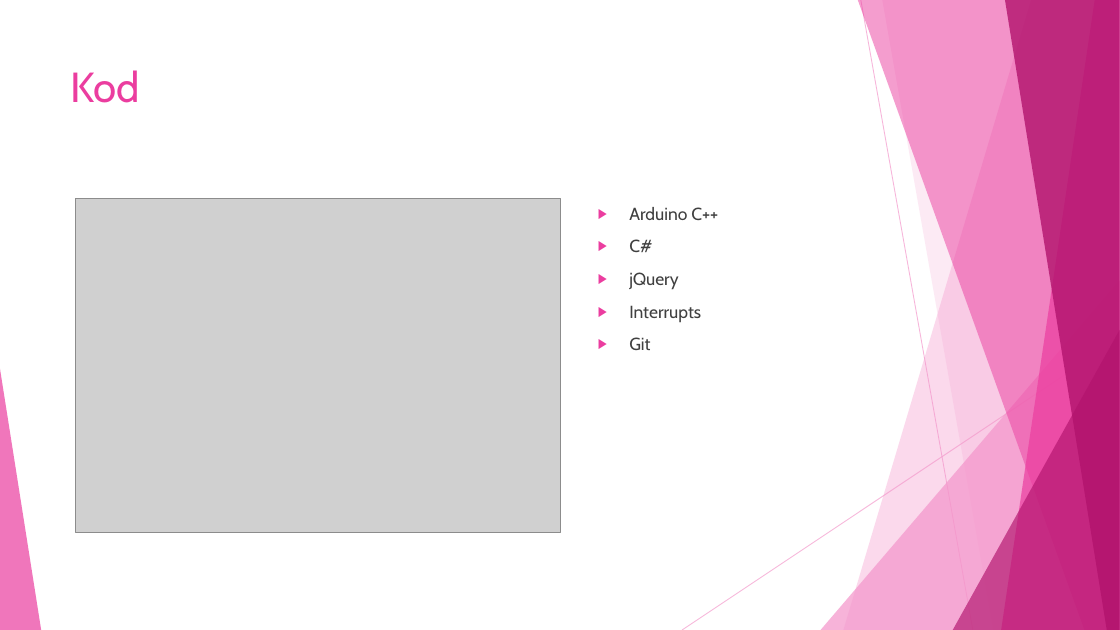
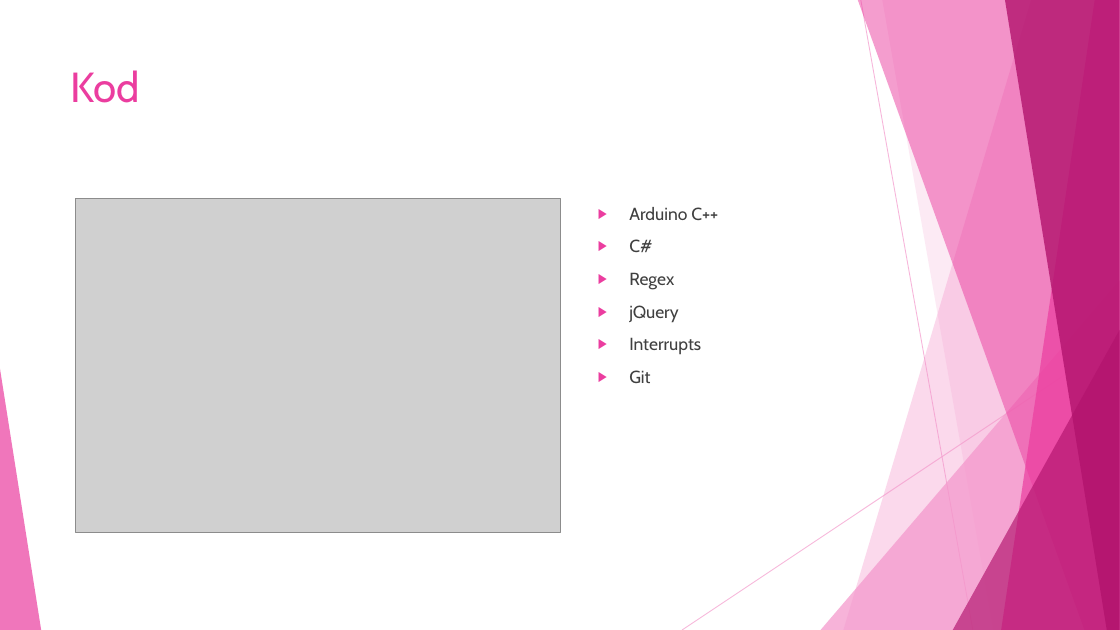
Before and after one commit to GoblinDynamiteer/voteMachine, a slide deck: slide 7 of Documentation/presentation/voteMachine.pptx. Drawn at 1120x630 pixels with LibreOffice and Linux fonts; fonts in the diff are those of the drawing; grey boxes stand for pictures. Boxes give left, top, right and bottom in pixels: in the first picture for what was removed or moved away, otherwise in the second. Text is boxed around its words. In the diff, an @@ line names an element or a change of style, - is before the commit and + after.

Commit message:
Added regex to presentation

```diff
--- a/Documentation/presentation/voteMachine.pptx
+++ b/Documentation/presentation/voteMachine.pptx
@@ text at box(629, 272, 674, 290): paragraph added @@
+▶ Regex
```
Also in this commit, not shown: 1 other file.
